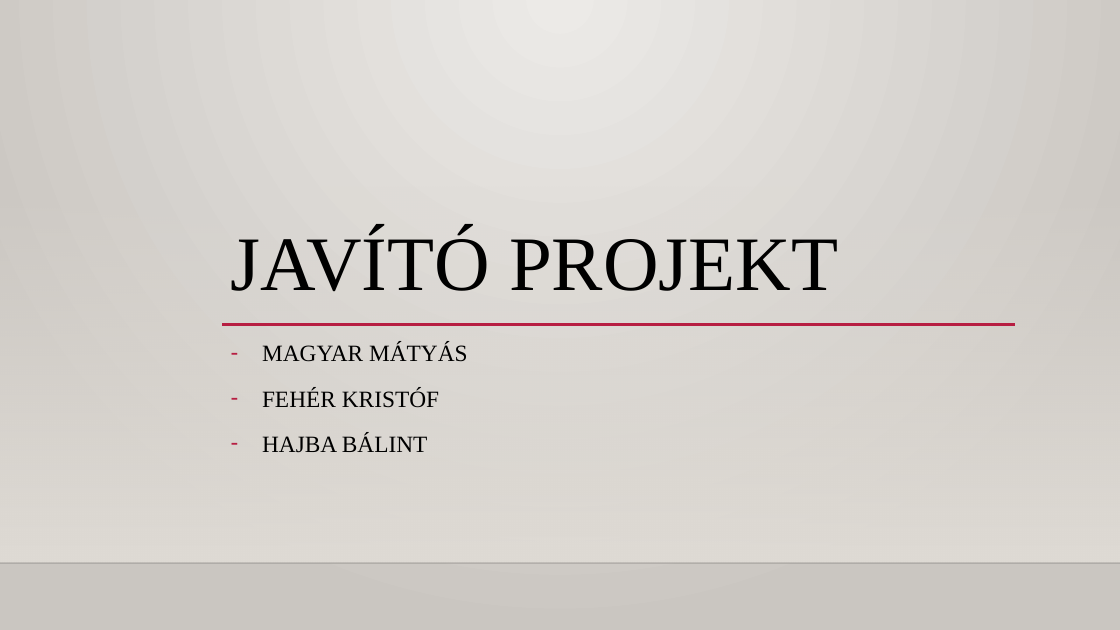
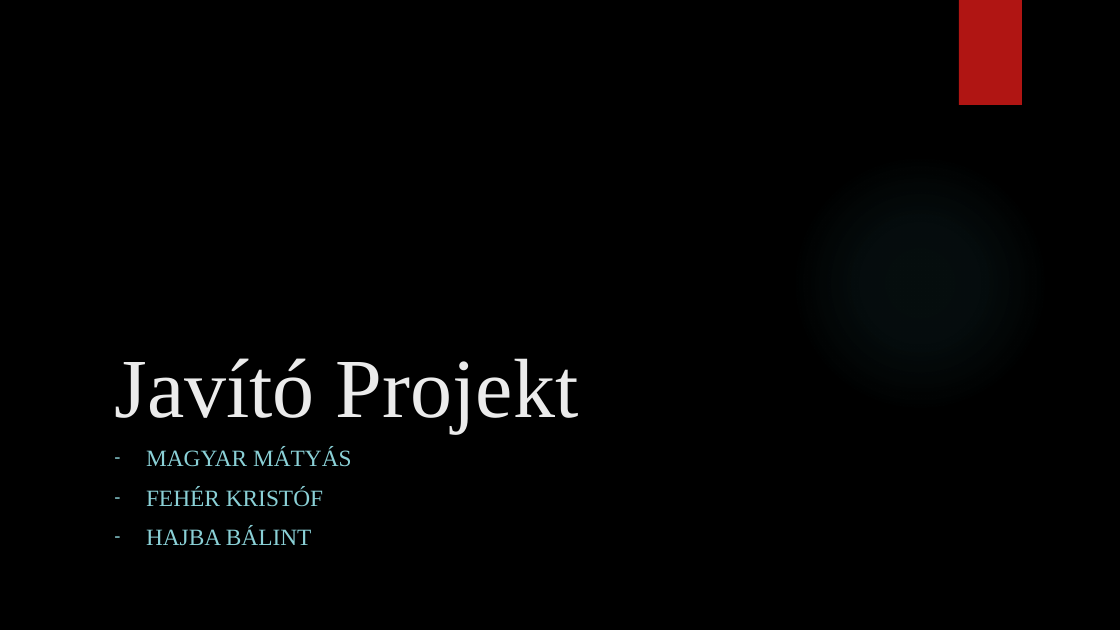
Before and after one commit to magyar-matyas/Jav-t-_projekt, a slide deck: slide 1 of Javító-Projekt.pptx. Drawn at 1120x630 pixels with LibreOffice and Linux fonts; fonts in the diff are those of the drawing; background and template pictures are left out. Boxes give left, top, right and bottom in pixels: in the first picture for what was removed or moved away, otherwise in the second. Text is boxed around its words. In the diff, an @@ line names an element or a change of style, - is before the commit and + after.

```diff
--- a/Javító-Projekt.pptx
+++ b/Javító-Projekt.pptx
@@ background gradient #ECEAE7 to #CAC7C1 to picture (left out) @@
@@ rectangle added at <box>959,0,1022,105</box>, fill #B01513 @@
@@ ellipse added at <box>791,154,1049,413</box>, fill gradient #50B9C1 @@
@@ rectangle removed at <box>0,186,1120,563</box> @@
@@ line removed from (222, 324) to (1016, 324) @@
@@ title at <box>114,358,578,433</box>: text changed; size 66 to 72 pt; text colour #000000 to #EBEBEB @@
-JAVÍTÓ PROJEKT
+Javító Projekt
@@ subtitle "MAGYAR MÁTYÁS": place and size @@
-subtitle "MAGYAR MÁTYÁS" at <box>262,343,468,453</box>
+subtitle "MAGYAR MÁTYÁS" at <box>146,448,352,545</box>
@@ subtitle "MAGYAR MÁTYÁS" at <box>146,448,352,545</box>: text colour #000000 to #8AD0D6; line spacing 1.2 to 1; bullet colour #B71E42 to #8AD0D6 @@
@@ line removed from (0, 563) to (1120, 563) @@
```
Also in this commit, not shown: 9 other slides changed, 1 slide added, 1 slide removed.
